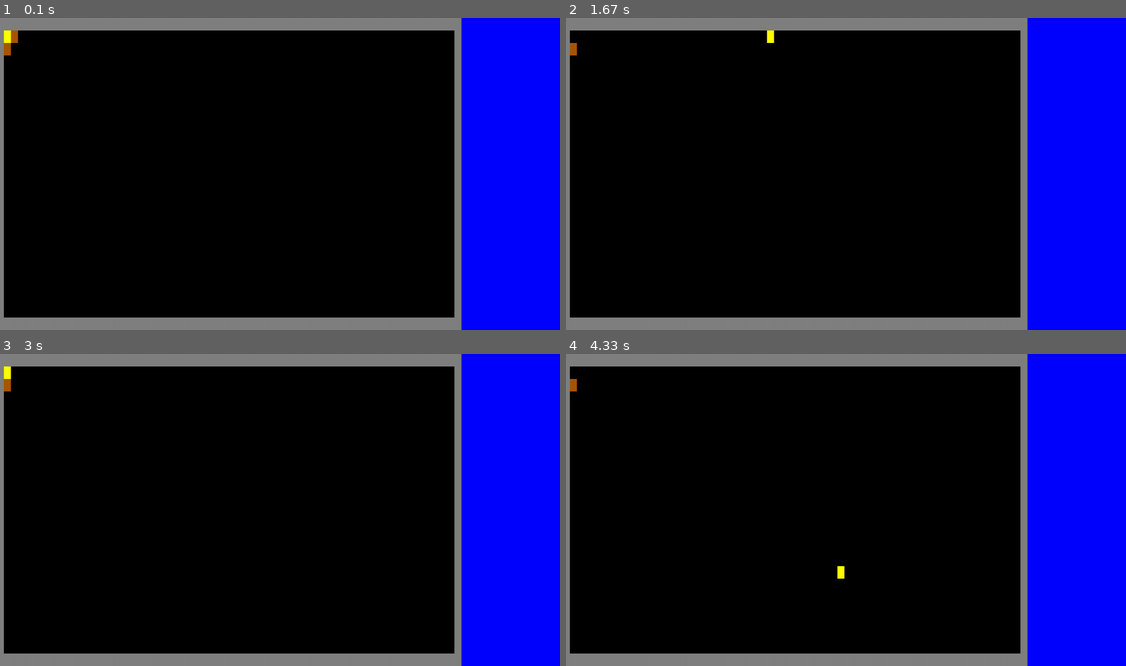
Above: before the commit, frames 1-4 (two rows, left to right).
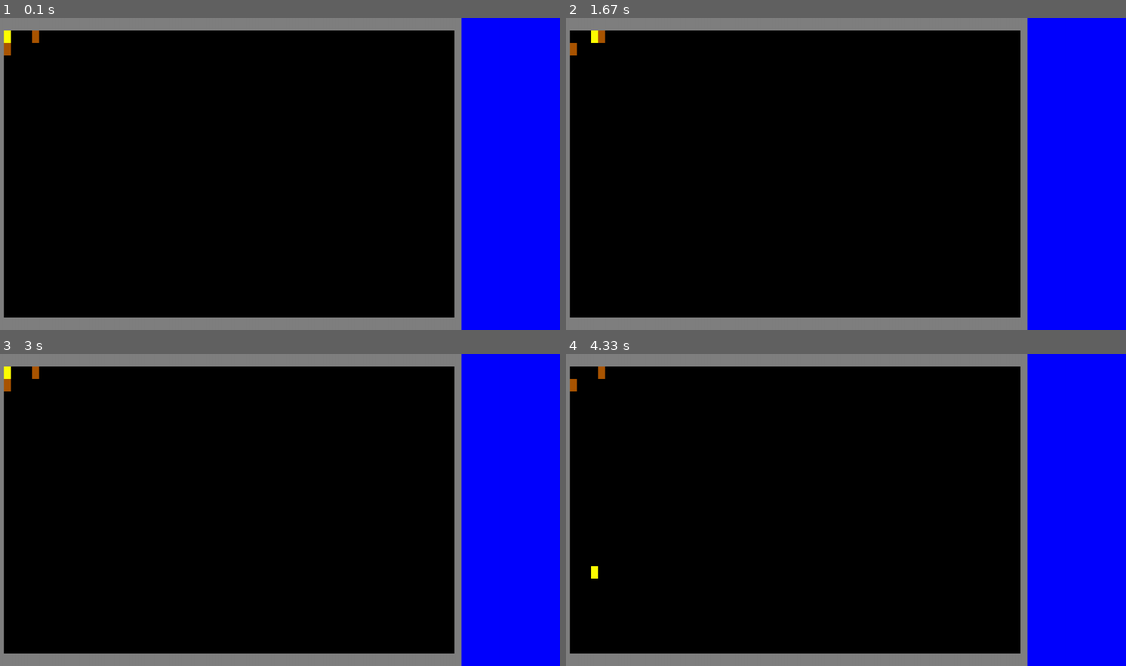
Above: after the commit, the same moments.

Repository: Benricheson101/CS370-Bravo
Game: pygame game, started from main.py
Same seed, same stepped clock (60 frames per second), same inputs: the game is played once before the commit and once after it.
Inputs:
- Up to frame 1 (0.1 s): no input
- Up to frame 2 (1.67 s): hold Right 0.33-0.8 s
- Up to frame 3 (3 s): hold Left 1.67-2.2 s
- Up to frame 4 (4.33 s): hold Right 3.4-4.03 s; hold Down from 4.07 s (still down)

The runs differ from the first frame. In frame 1, 0.1% of the frame differs, in the area x 1-8%, y 4-8%; in frame 2, 0.2%; in frame 3, less than 0.1%; in frame 4, 0.2%, in the area x 4-50%, y 4-72%.

Commit message:
feat: collidable walls

Diff:
--- /dev/null
+++ b/entities/wall.py
@@ -0,0 +1,9 @@
+from constants import ORANGE
+from renderer.cell import Cell
+
+
+class WallTile(Cell):
+    def __init__(self) -> None:
+        super().__init__()
+        self.image.fill(ORANGE)
+        self.walkable = False
--- a/main.py
+++ b/main.py
@@ -8,21 +8,15 @@
     GRAY,
     GRID_CELL_HEIGHT,
     GRID_CELL_WIDTH,
-    ORANGE,
     SCOREBOARD_GRID_COLS,
     SCOREBOARD_GRID_ROWS,
     WINDOW_HEIGHT,
     WINDOW_WIDTH
 )
 from entities.player import Player
-from renderer.cell import Cell
+from entities.wall import WallTile
 from renderer.cell_grid import CellGrid
 
-
-class WallTile(Cell):
-    def __init__(self) -> None:
-        super().__init__()
-        self.image.fill(ORANGE)
 
 def main():
     _, errors = pygame.init()
@@ -49,7 +43,7 @@
     player = Player()
 
     game.put((0, 0), player)
-    game.put((1, 0), WallTile())
+    game.put((4, 0), WallTile())
     game.put((0, 1), WallTile())
 
     running = True
--- a/renderer/cell.py
+++ b/renderer/cell.py
@@ -12,6 +12,7 @@
     image: Surface
     x: int
     y: int
+    walkable: bool
 
     def __init__(self, width = GRID_CELL_WIDTH, height = GRID_CELL_HEIGHT) -> None:
         super().__init__()
@@ -21,6 +22,7 @@
         self.x = 0
         self.y = 0
         self.grid: Optional["CellGrid"] = None
+        self.walkable = True
 
     def move_to(self, pos: "GridPosition"):
         assert self.grid
--- a/renderer/cell_grid.py
+++ b/renderer/cell_grid.py
@@ -104,6 +104,10 @@
         assert col >= 0 and col < self.cols, f"col position must be within grid bounds (got {col})"
         assert row >= 0 and row < self.rows, f"row position must be within grid bounds (got {row})"
 
+        at = self.at(pos)
+        if at and not at.walkable:
+            return None
+
         removed = self.remove(pos)
         _sprite = self.remove((sprite.x, sprite.y))
 
